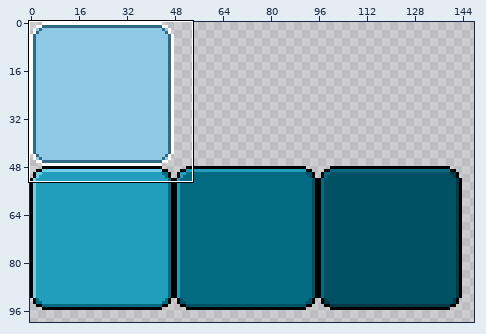
One commit to this pixel-art file: src/SnakeGame.Core/Content/UserInterface.aseprite. The picture above shows the old version from afar; the outline marks the close-up.
Close-up. As it was:
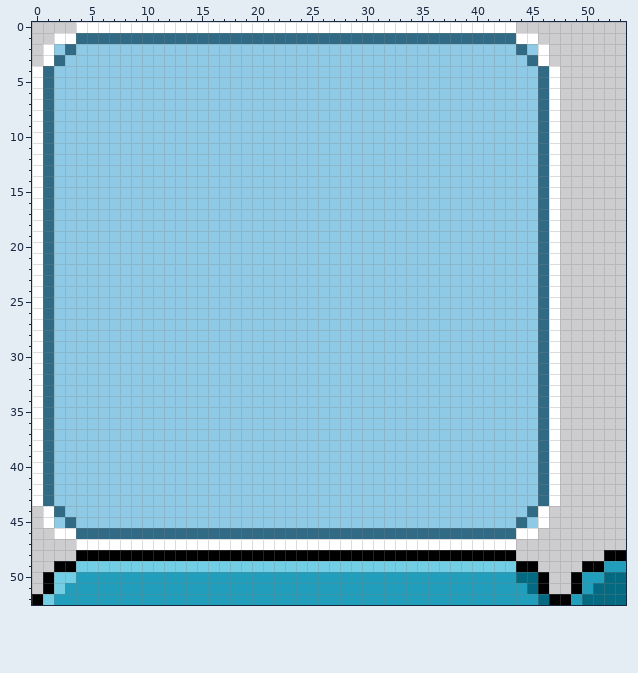
256x256 pixels, 1 frame. Shown: x 0..53, y 0..52. The wide view leaves out empty margins.
And afterwards:
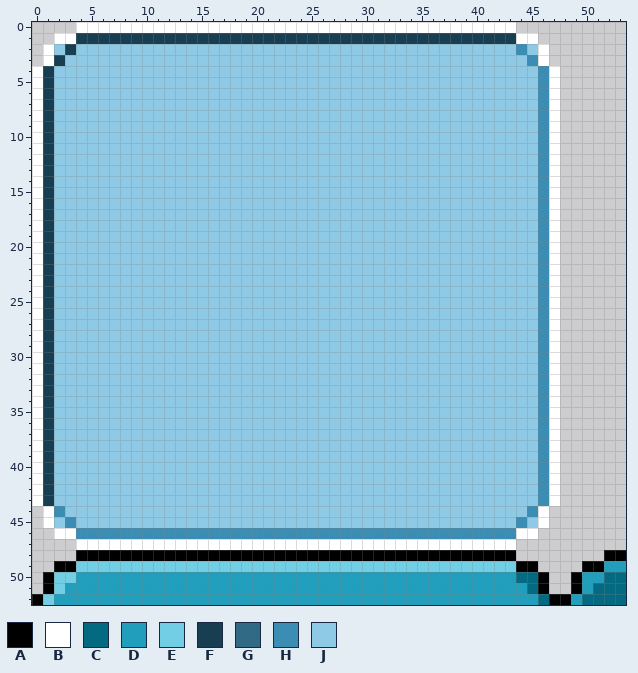
Palette (. is transparent): A #000000  B #ffffff  C #046a82  D #219ebc  E #71cee4  F #173f51  G #306a85  H #3b8db3  J #8ecae6
The commit says: Added credits dialog, updated textures
Difference:
{"y":1,"x":4,"old":"GGGGGGGGGGGGGGGGGGGGGGGGGGGGGGGGGGGGGGGG","new":"FFFFFFFFFFFFFFFFFFFFFFFFFFFFFFFFFFFFFFFF"}
{"y":2,"x":3,"old":"G","new":"F"}
{"y":2,"x":44,"old":"G","new":"H"}
{"y":3,"x":2,"old":"G","new":"F"}
{"y":3,"x":45,"old":"G","new":"H"}
{"y":4,"x":1,"old":"G","new":"F"}
{"y":4,"x":46,"old":"G","new":"H"}
{"y":5,"x":1,"old":"G","new":"F"}
{"y":5,"x":46,"old":"G","new":"H"}
{"y":6,"x":1,"old":"G","new":"F"}
{"y":6,"x":46,"old":"G","new":"H"}
{"y":7,"x":1,"old":"G","new":"F"}
{"y":7,"x":46,"old":"G","new":"H"}
{"y":8,"x":1,"old":"G","new":"F"}
{"y":8,"x":46,"old":"G","new":"H"}
{"y":9,"x":1,"old":"G","new":"F"}
{"y":9,"x":46,"old":"G","new":"H"}
{"y":10,"x":1,"old":"G","new":"F"}
{"y":10,"x":46,"old":"G","new":"H"}
{"y":11,"x":1,"old":"G","new":"F"}
{"y":11,"x":46,"old":"G","new":"H"}
{"y":12,"x":1,"old":"G","new":"F"}
{"y":12,"x":46,"old":"G","new":"H"}
{"y":13,"x":1,"old":"G","new":"F"}
{"y":13,"x":46,"old":"G","new":"H"}
{"y":14,"x":1,"old":"G","new":"F"}
{"y":14,"x":46,"old":"G","new":"H"}
{"y":15,"x":1,"old":"G","new":"F"}
{"y":15,"x":46,"old":"G","new":"H"}
{"y":16,"x":1,"old":"G","new":"F"}
{"y":16,"x":46,"old":"G","new":"H"}
{"y":17,"x":1,"old":"G","new":"F"}
{"y":17,"x":46,"old":"G","new":"H"}
{"y":18,"x":1,"old":"G","new":"F"}
{"y":18,"x":46,"old":"G","new":"H"}
{"y":19,"x":1,"old":"G","new":"F"}
{"y":19,"x":46,"old":"G","new":"H"}
{"y":20,"x":1,"old":"G","new":"F"}
{"y":20,"x":46,"old":"G","new":"H"}
{"y":21,"x":1,"old":"G","new":"F"}
{"y":21,"x":46,"old":"G","new":"H"}
{"y":22,"x":1,"old":"G","new":"F"}
{"y":22,"x":46,"old":"G","new":"H"}
{"y":23,"x":1,"old":"G","new":"F"}
{"y":23,"x":46,"old":"G","new":"H"}
{"y":24,"x":1,"old":"G","new":"F"}
{"y":24,"x":46,"old":"G","new":"H"}
{"y":25,"x":1,"old":"G","new":"F"}
{"y":25,"x":46,"old":"G","new":"H"}
{"y":26,"x":1,"old":"G","new":"F"}
{"y":26,"x":46,"old":"G","new":"H"}
{"y":27,"x":1,"old":"G","new":"F"}
{"y":27,"x":46,"old":"G","new":"H"}
{"y":28,"x":1,"old":"G","new":"F"}
{"y":28,"x":46,"old":"G","new":"H"}
{"y":29,"x":1,"old":"G","new":"F"}
{"y":29,"x":46,"old":"G","new":"H"}
{"y":30,"x":1,"old":"G","new":"F"}
{"y":30,"x":46,"old":"G","new":"H"}
{"y":31,"x":1,"old":"G","new":"F"}
{"y":31,"x":46,"old":"G","new":"H"}
{"y":32,"x":1,"old":"G","new":"F"}
{"y":32,"x":46,"old":"G","new":"H"}
{"y":33,"x":1,"old":"G","new":"F"}
{"y":33,"x":46,"old":"G","new":"H"}
{"y":34,"x":1,"old":"G","new":"F"}
{"y":34,"x":46,"old":"G","new":"H"}
{"y":35,"x":1,"old":"G","new":"F"}
{"y":35,"x":46,"old":"G","new":"H"}
{"y":36,"x":1,"old":"G","new":"F"}
{"y":36,"x":46,"old":"G","new":"H"}
{"y":37,"x":1,"old":"G","new":"F"}
{"y":37,"x":46,"old":"G","new":"H"}
{"y":38,"x":1,"old":"G","new":"F"}
{"y":38,"x":46,"old":"G","new":"H"}
{"y":39,"x":1,"old":"G","new":"F"}
{"y":39,"x":46,"old":"G","new":"H"}
{"y":40,"x":1,"old":"G","new":"F"}
{"y":40,"x":46,"old":"G","new":"H"}
{"y":41,"x":1,"old":"G","new":"F"}
{"y":41,"x":46,"old":"G","new":"H"}
{"y":42,"x":1,"old":"G","new":"F"}
{"y":42,"x":46,"old":"G","new":"H"}
{"y":43,"x":1,"old":"G","new":"F"}
{"y":43,"x":46,"old":"G","new":"H"}
{"y":44,"x":2,"old":"G","new":"H"}
{"y":44,"x":45,"old":"G","new":"H"}
{"y":45,"x":3,"old":"G","new":"H"}
{"y":45,"x":44,"old":"G","new":"H"}
{"y":46,"x":4,"old":"GGGGGGGGGGGGGGGGGGGGGGGGGGGGGGGGGGGGGGGG","new":"HHHHHHHHHHHHHHHHHHHHHHHHHHHHHHHHHHHHHHHH"}
